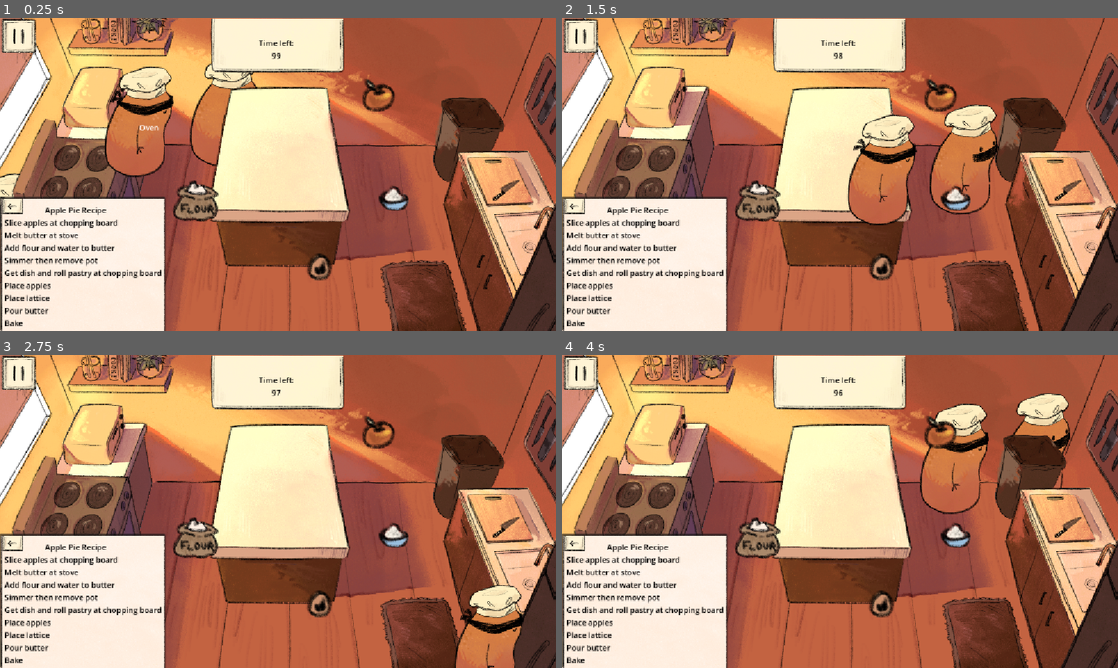
Above: before the commit, frames 1-4 (two rows, left to right).
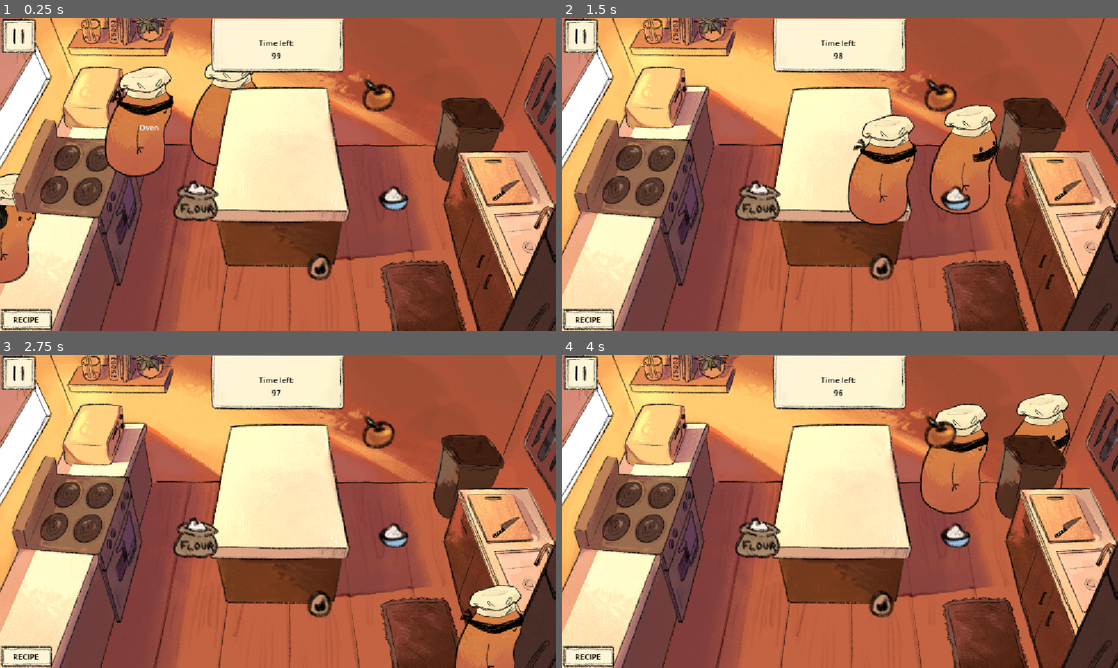
Above: after the commit, the same moments.

Repository: tszyana/SenselessChefs
Game: Godot game, scene res://scenes/kitchen.tscn
Two runs of this game, one before a commit and one after it. Both use one fixed random seed, a clock stepped at 60 frames per second and the inputs below. This scene is started directly instead of the project's main scene. The engine's default icon, where the game draws it, is replaced by a stand-in: a white triangle on a blue panel in a dark square.
Inputs:
- Up to frame 1 (0.25 s): no input
- Up to frame 2 (1.5 s): hold D (right) 0.53-1.28 s; tap 6 (happy) at 0.6 s; hold S (down) from 1.28 s (still down); tap E (interact) at 1.35 s
- Up to frame 3 (2.75 s): release S (down) at 2.03 s; hold D (right) from 2.03 s (still down); tap 7 (mad) at 2.1 s
- Up to frame 4 (4 s): release D (right) at 2.78 s; hold W (up) 2.78-3.53 s; tap 1 (num1) at 2.85 s; hold A (left) from 3.53 s (still down); tap 2 (num2) at 3.6 s

The runs differ from the first frame. In frame 1, 12% of the frame differs, in the area x 0-30%, y 56-100%; in frame 2, 12%; in frame 3, 12%; in frame 4, 12%.
Error in both runs: Out of bounds get index '1' (on base: 'Dictionary') (res://scripts/game_state.gd:49)

Commit message:
KITCHEN ASSETS

Diff:
--- a/scenes/kitchen.tscn
+++ b/scenes/kitchen.tscn
@@ -77,11 +77,12 @@
 offset_bottom = 988.0
 scale = Vector2(0.6, 0.6)
 texture = ExtResource("4_bs8bs")
-[node name="MutePlayer" parent="Players" unique_id=102776357 instance=ExtResource("1_01sk3")]
+
+[node name="Players#MutePlayer" parent="." unique_id=102776357 instance=ExtResource("1_01sk3")]
 unique_name_in_owner = true
 position = Vector2(811, 193)
 
-[node name="DeafPlayer" parent="Players" unique_id=1982512972 instance=ExtResource("2_jtesv")]
+[node name="Players#DeafPlayer" parent="." unique_id=1982512972 instance=ExtResource("2_jtesv")]
 unique_name_in_owner = true
 position = Vector2(363, 436)
 
@@ -226,6 +227,7 @@
 flat = true
 
 [node name="RecipePanel" type="Panel" parent="Control" unique_id=1370434544]
+visible = false
 z_index = 6
 layout_mode = 0
 offset_top = 370.0
@@ -324,11 +326,11 @@
 
 [node name="Players" type="Node2D" parent="." unique_id=1408460873]
 
-[node name="MutePlayer" parent="Players" unique_id=102776357 instance=ExtResource("1_01sk3")]
+[node name="MutePlayer" parent="Players" unique_id=1737388892 instance=ExtResource("1_01sk3")]
 visible = false
 position = Vector2(811, 193)
 
-[node name="DeafPlayer" parent="Players" unique_id=1982512972 instance=ExtResource("2_jtesv")]
+[node name="DeafPlayer" parent="Players" unique_id=2124090561 instance=ExtResource("2_jtesv")]
 visible = false
 position = Vector2(363, 436)
 
